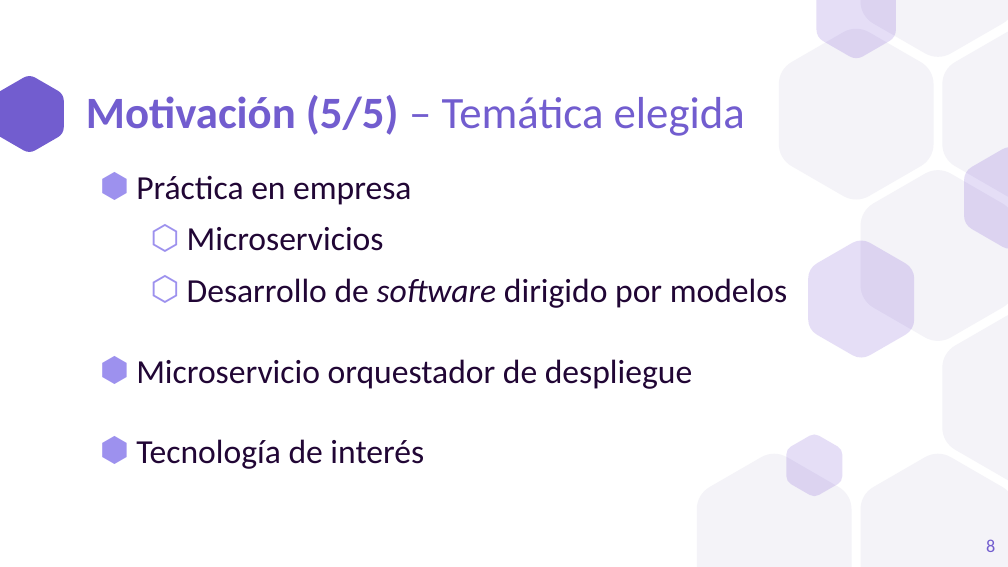
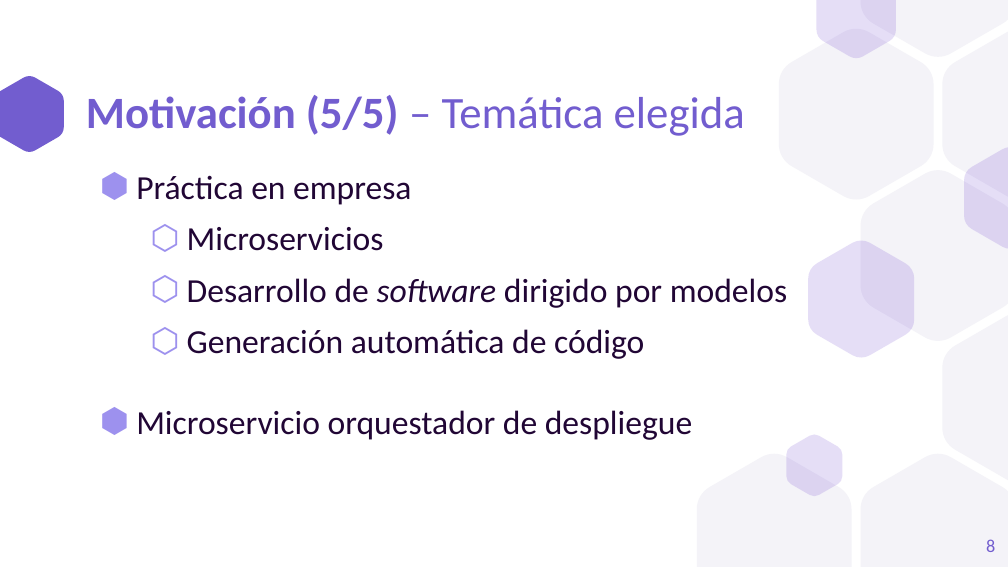
Before and after one commit to a1ex9788/TFG, a slide deck: slide 8 of TFG_AlejandroCarrion.pptx. Drawn at 1008x567 pixels with LibreOffice and Linux fonts; fonts in the diff are those of the drawing. Boxes give left, top, right and bottom in pixels: in the first picture for what was removed or moved away, otherwise in the second. Text is boxed around its words. In the diff, an @@ line names an element or a change of style, - is before the commit and + after.

```diff
--- a/TFG_AlejandroCarrion.pptx
+++ b/TFG_AlejandroCarrion.pptx
@@ text at [187, 329, 644, 359]: paragraph added @@
+  ⬡ Generación automática de código
@@ text at [136, 439, 424, 469]: paragraph removed @@
-⬢ Tecnología de interés
```
Also in this commit, not shown: 8 other slides changed, 1 slide removed.
